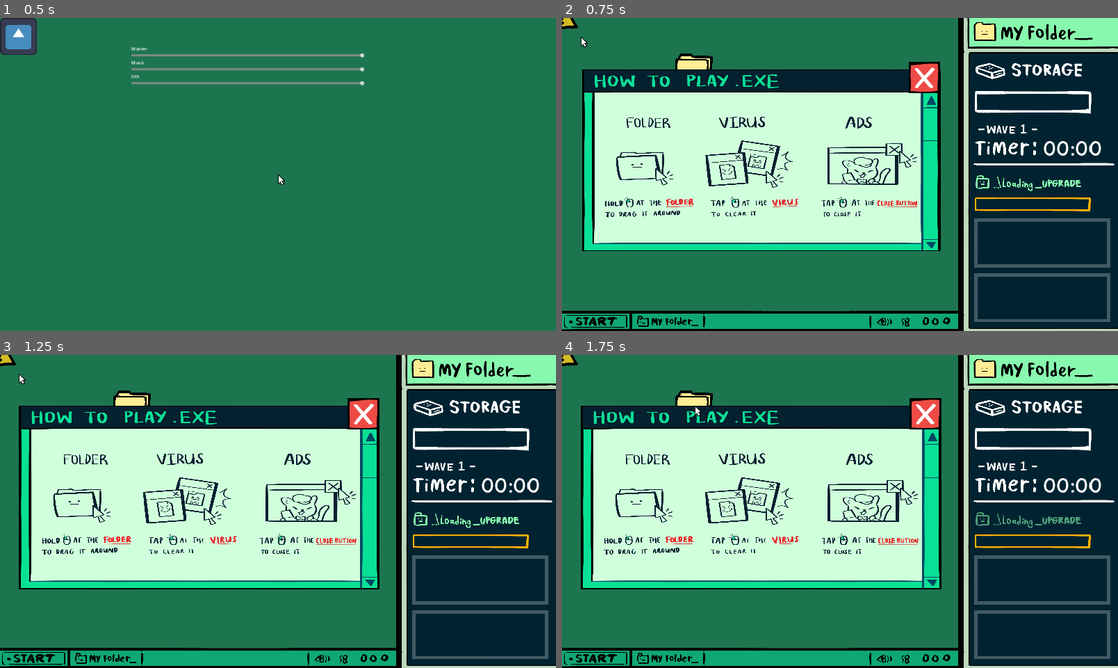
Above: before the commit, frames 1-4 (two rows, left to right).
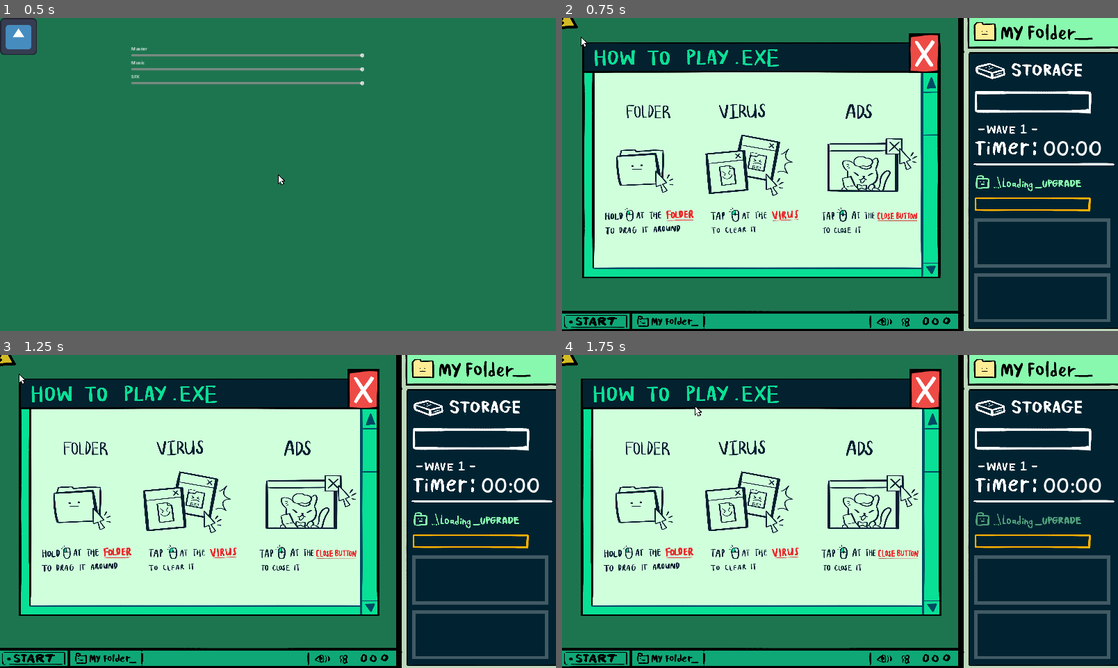
Above: after the commit, the same moments.

Repository: icheft524/Folder-Brawler
Game: Godot game, scene res://menu.tscn
Same seed, same stepped clock (60 frames per second), same inputs: the game is played once before the commit and once after it. The engine's default icon, where the game draws it, is replaced by a stand-in: a white triangle on a blue panel in a dark square.
Inputs (mouse positions are in pixels of both pictures, inside the frame that each line leads up to):
- Up to frame 1 (0.5 s): no input
- Up to frame 2 (0.75 s): click (578, 36) at 0.5 s
- Up to frame 3 (1.25 s): no input
- Up to frame 4 (1.75 s): tap Enter (ui_accept) at 1.25 s; drag from (1040, 580) to (695, 405) at 1.27 s

Frame 1 is identical in both runs. In frame 2, 21% of the frame differs, in the area x 3-69%, y 4-84%; in frame 3, 21%; in frame 4, 21%.

Commit message:
pop up bug fixed a bit

Diff:
--- a/cam.gd
+++ b/cam.gd
@@ -8,9 +8,11 @@
 var curPos
 var elapsedtime = 0
 var not_responding = false
+var force_pointer = false
 
 func _ready():
 	randomize()
+	force_pointer = false
 	curPos = offset
 	global.not_responding.connect(mouse_not_respond)
 	global.hand_mouse = false
@@ -19,39 +21,47 @@
 	global.not_respond_mouse = false
 
 func _process(delta):
-	if global.hand_mouse:
-		$pointer_mouse.visible = false
-		$hand_mouse.visible = true
-		$hand_mouse.global_position = get_global_mouse_position()
-	if !global.hand_mouse:
-		$hand_mouse.visible = false
-	if !$hand_mouse.visible and !$open_hand.visible and !$drag_hand.visible:
+	if force_pointer:
+		$pointer_mouse.global_position = get_global_mouse_position()
 		$pointer_mouse.visible = true
-		$pointer_mouse.global_position = get_global_mouse_position()
-	if global.mouse_inv_tab:
-		$pointer_mouse.visible = false
-		$hand_mouse.visible = false
-		$open_hand.visible = true
-		$open_hand.global_position = get_global_mouse_position()
-	if !global.mouse_inv_tab:
-		$open_hand.visible = false
-	if global.mouse_inv_drag:
-		$pointer_mouse.visible = false
-		$hand_mouse.visible = false
-		$open_hand.visible = false
-		$drag_hand.visible = true
-		$drag_hand.global_position = get_global_mouse_position()
-	if !global.mouse_inv_drag:
-		$drag_hand.visible = false
-	if not_responding:
-		$not_res.visible = true
-		$pointer_mouse.visible = false
 		$hand_mouse.visible = false
 		$open_hand.visible = false
 		$drag_hand.visible = false
-		$not_res.global_position = get_global_mouse_position()
-	if !not_responding:
 		$not_res.visible = false
+	else:
+		if global.hand_mouse:
+			$pointer_mouse.visible = false
+			$hand_mouse.visible = true
+			$hand_mouse.global_position = get_global_mouse_position()
+		if !global.hand_mouse:
+			$hand_mouse.visible = false
+		if !$hand_mouse.visible and !$open_hand.visible and !$drag_hand.visible:
+			$pointer_mouse.visible = true
+			$pointer_mouse.global_position = get_global_mouse_position()
+		if global.mouse_inv_tab:
+			$pointer_mouse.visible = false
+			$hand_mouse.visible = false
+			$open_hand.visible = true
+			$open_hand.global_position = get_global_mouse_position()
+		if !global.mouse_inv_tab:
+			$open_hand.visible = false
+		if global.mouse_inv_drag:
+			$pointer_mouse.visible = false
+			$hand_mouse.visible = false
+			$open_hand.visible = false
+			$drag_hand.visible = true
+			$drag_hand.global_position = get_global_mouse_position()
+		if !global.mouse_inv_drag:
+			$drag_hand.visible = false
+		if not_responding:
+			$not_res.visible = true
+			$pointer_mouse.visible = false
+			$hand_mouse.visible = false
+			$open_hand.visible = false
+			$drag_hand.visible = false
+			$not_res.global_position = get_global_mouse_position()
+		if !not_responding:
+			$not_res.visible = false
 
 
 	if global.shaking:
@@ -84,3 +94,13 @@
 	await get_tree().create_timer(3,false).timeout
 	global.not_respond_mouse = false
 	not_responding = false
+
+func popup_mouse():
+	force_pointer = true
+
+
+func close_popup():
+	force_pointer = false
+	if global.not_respond_mouse:
+		$pointer_mouse.visible = false
+		$not_res.visible = true
--- a/popup.gd
+++ b/popup.gd
@@ -2,6 +2,7 @@
 
 @onready var image = $image
 @onready var close_but = $"image/close"
+@onready var mouse_cam = $"../cam"
 
 var howto1 = preload("res://art/howtoplay/howtoplay.png")
 var howto2 = preload("res://art/howtoplay/howtoplay2.png")
@@ -9,7 +10,7 @@
 
 var mouse_close_in = false
 var already_clicked = false
-var normal = Vector2(0.369,0.274)
+var normal = Vector2(0.369,0.369)
 #@export var close =  Vector2(0.8,0.8)
 
 var wave2 = true
@@ -36,6 +37,7 @@
 		image.visible = true
 		close_but.visible = true
 		image.scale = normal
+		mouse_cam.popup_mouse()
 		var tween = create_tween()
 		tween.tween_property(image,"scale",normal + pop,0.5).set_trans(Tween.TRANS_QUINT).set_ease(Tween.EASE_OUT)
 		tween.play()
@@ -43,6 +45,7 @@
 func closepo():
 	image.visible = false
 	close_but.visible = false
+	mouse_cam.close_popup()
 	if !global.on_upgrade:
 		get_tree().paused = false
 
--- a/popup.tscn
+++ b/popup.tscn
@@ -12,6 +12,7 @@
 [node name="image" type="Sprite2D" parent="."]
 process_mode = 2
 visible = false
+z_index = 3
 position = Vector2(549, 267)
 scale = Vector2(0.3, 0.3)
 texture = ExtResource("2_8l3el")
